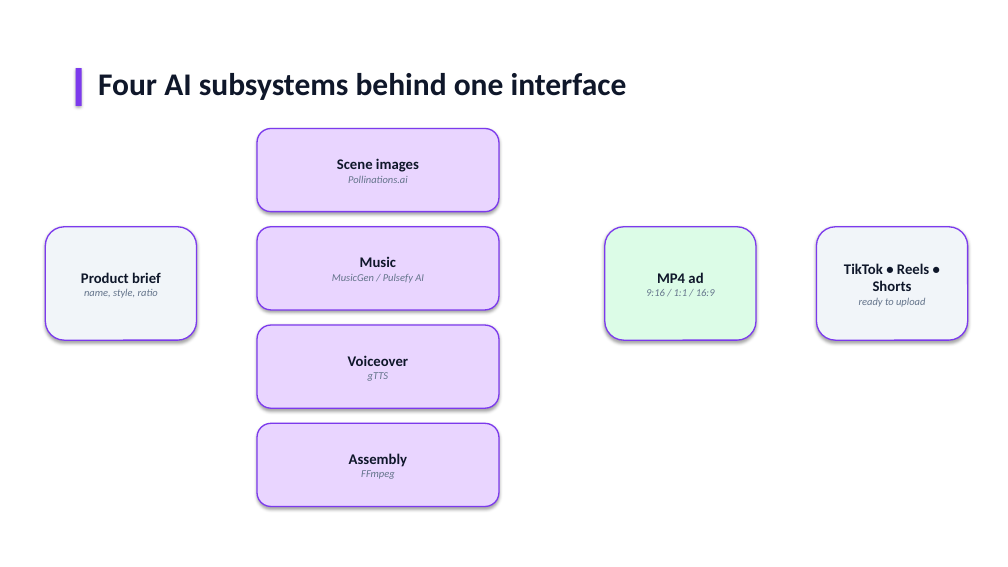
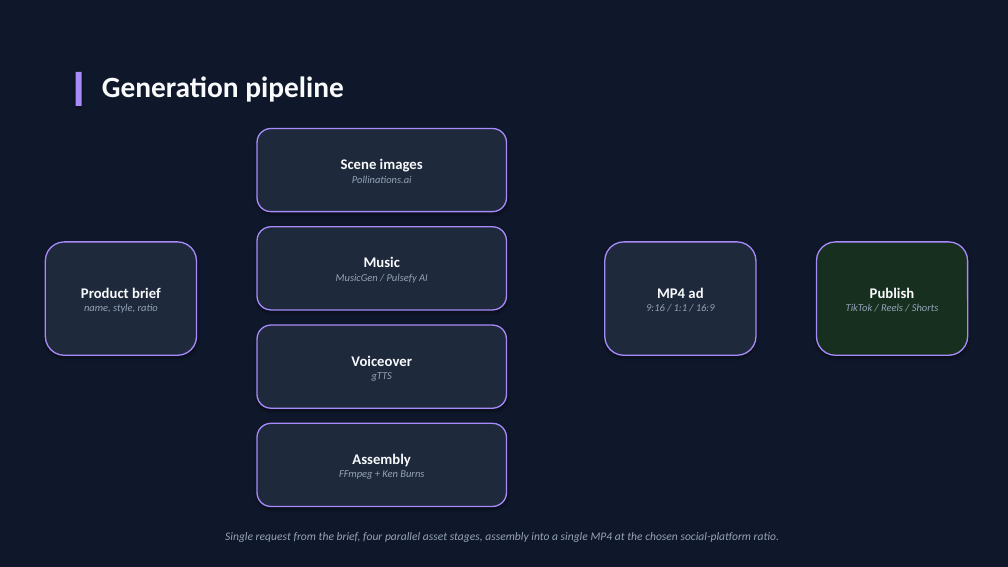
Before and after one commit to kevinvlad03/Pulsefy-Diploma-Project, a slide deck: slide 5 of docs/Pulsefy_Defense_Presentation.pptx (slide 4 before the commit). Drawn at 1008x567 pixels with LibreOffice and Linux fonts; fonts in the diff are those of the drawing. Boxes give left, top, right and bottom in pixels: in the first picture for what was removed or moved away, otherwise in the second. Text is boxed around its words. In the diff, an @@ line names an element or a change of style, - is before the commit and + after.

```diff
--- a/docs/Pulsefy_Defense_Presentation.pptx
+++ b/docs/Pulsefy_Defense_Presentation.pptx
@@ background #FFFFFF to #0F172A @@
@@ rectangle: place and size @@
-rectangle at (76,68,82,106)
+rectangle at (76,72,82,106)
@@ rectangle at (76,72,82,106): fill #7C3AED to #A78BFA @@
@@ text at (102,76,343,102): text changed; size 30 to 28 pt; text colour #0F172A to #F8FAFC @@
-Four AI subsystems behind one interface
+Generation pipeline
@@ rounded rectangle "Scene images": place and size @@
-rounded rectangle "Scene images" at (257,129,499,212)
+rounded rectangle "Scene images" at (257,129,507,212)
@@ rounded rectangle "Scene images" at (257,129,507,212): text colour #0F172A to #F8FAFC in "Scene images"; text colour #64748B to #94A3B8 in "Pollinations.ai"; fill #E9D5FF to #1E293B; outline #7C3AED 1.25 pt to #A78BFA 1.25 pt @@
@@ rounded rectangle "Music": place and size @@
-rounded rectangle "Music" at (257,227,499,310)
+rounded rectangle "Music" at (257,227,507,310)
@@ rounded rectangle "Music" at (257,227,507,310): text colour #0F172A to #F8FAFC in "Music"; text colour #64748B to #94A3B8 in "MusicGen / Pulsefy AI"; fill #E9D5FF to #1E293B; outline #7C3AED 1.25 pt to #A78BFA 1.25 pt @@
@@ rounded rectangle "Product brief" at (45,242,197,355): text colour #0F172A to #F8FAFC in "Product brief"; text colour #64748B to #94A3B8 in "name, style, ratio"; fill #F1F5F9 to #1E293B; outline #7C3AED 1.25 pt to #A78BFA 1.25 pt @@
@@ rounded rectangle "MP4 ad" at (605,242,756,355): text colour #0F172A to #F8FAFC in "MP4 ad"; text colour #64748B to #94A3B8 in "9:16 / 1:1 / 16:9"; fill #DCFCE7 to #1E293B; outline #7C3AED 1.25 pt to #A78BFA 1.25 pt @@
@@ 3 rounded rectangles: place and size @@
-3 rounded rectangles at (45,227,968,340)
+3 rounded rectangles at (45,242,968,355)
@@ rounded rectangle "Publish" at (817,242,968,355): fill #F1F5F9 to #162F1F; outline #7C3AED 1.25 pt to #A78BFA 1.25 pt @@
@@ text in rounded rectangle at (846,287,939,311): text changed; size 14 to 10 pt; text colour #0F172A to #94A3B8; bold off; italic on @@
-TikTok • Reels • Shorts
-ready to upload
+Publish
+TikTok / Reels / Shorts
@@ rounded rectangle "Voiceover": place and size @@
-rounded rectangle "Voiceover" at (257,325,499,408)
+rounded rectangle "Voiceover" at (257,325,507,408)
@@ rounded rectangle "Voiceover" at (257,325,507,408): text colour #0F172A to #F8FAFC in "Voiceover"; text colour #64748B to #94A3B8 in "gTTS"; fill #E9D5FF to #1E293B; outline #7C3AED 1.25 pt to #A78BFA 1.25 pt @@
@@ rounded rectangle "Assembly": place and size @@
-rounded rectangle "Assembly" at (257,423,499,507)
+rounded rectangle "Assembly" at (257,423,507,507)
@@ rounded rectangle "Assembly" at (257,423,507,507): fill #E9D5FF to #1E293B; outline #7C3AED 1.25 pt to #A78BFA 1.25 pt @@
@@ text in rounded rectangle at (339,470,424,479): text changed; text colour #64748B to #94A3B8 @@
-FFmpeg
+FFmpeg + Ken Burns
@@ text in rounded rectangle at (352,453,411,467): text colour #0F172A to #F8FAFC in "Assembly" @@
@@ text added at (225,532,779,542), 11 pt, text #94A3B8, italic @@
+Single request from the brief, four parallel asset stages, assembly into a single MP4 at the chosen social-platform ratio.
```
Also in this commit, not shown: 7 other slides changed, 4 slides added, 4 slides removed, 1 other file.
